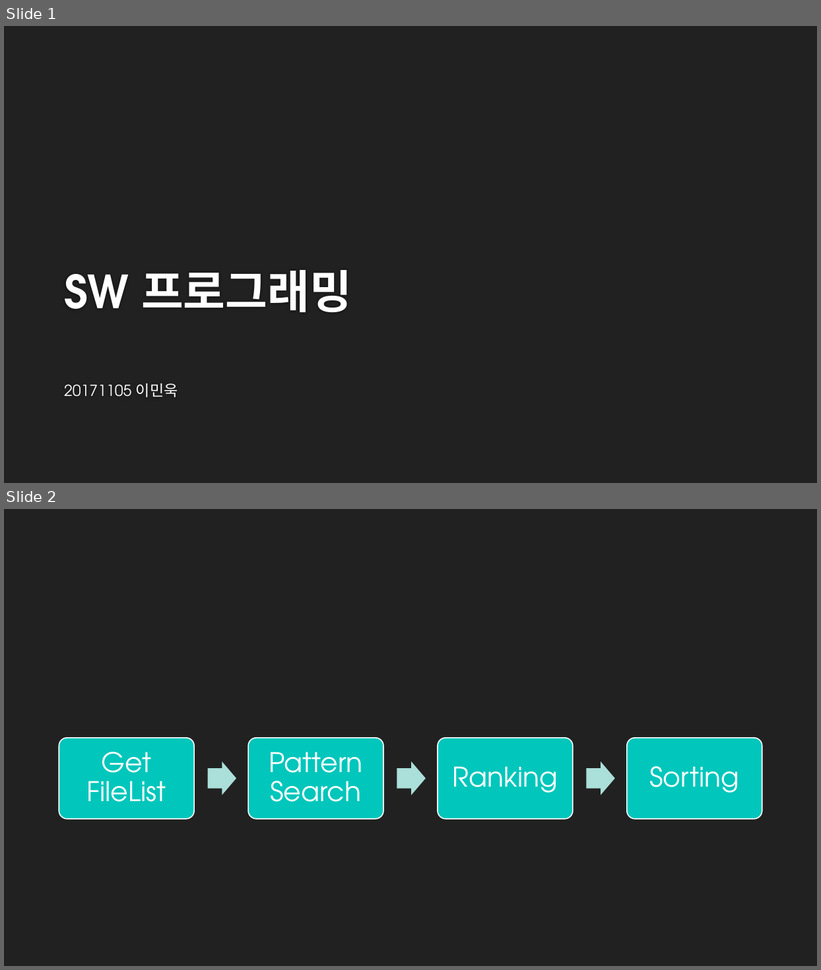
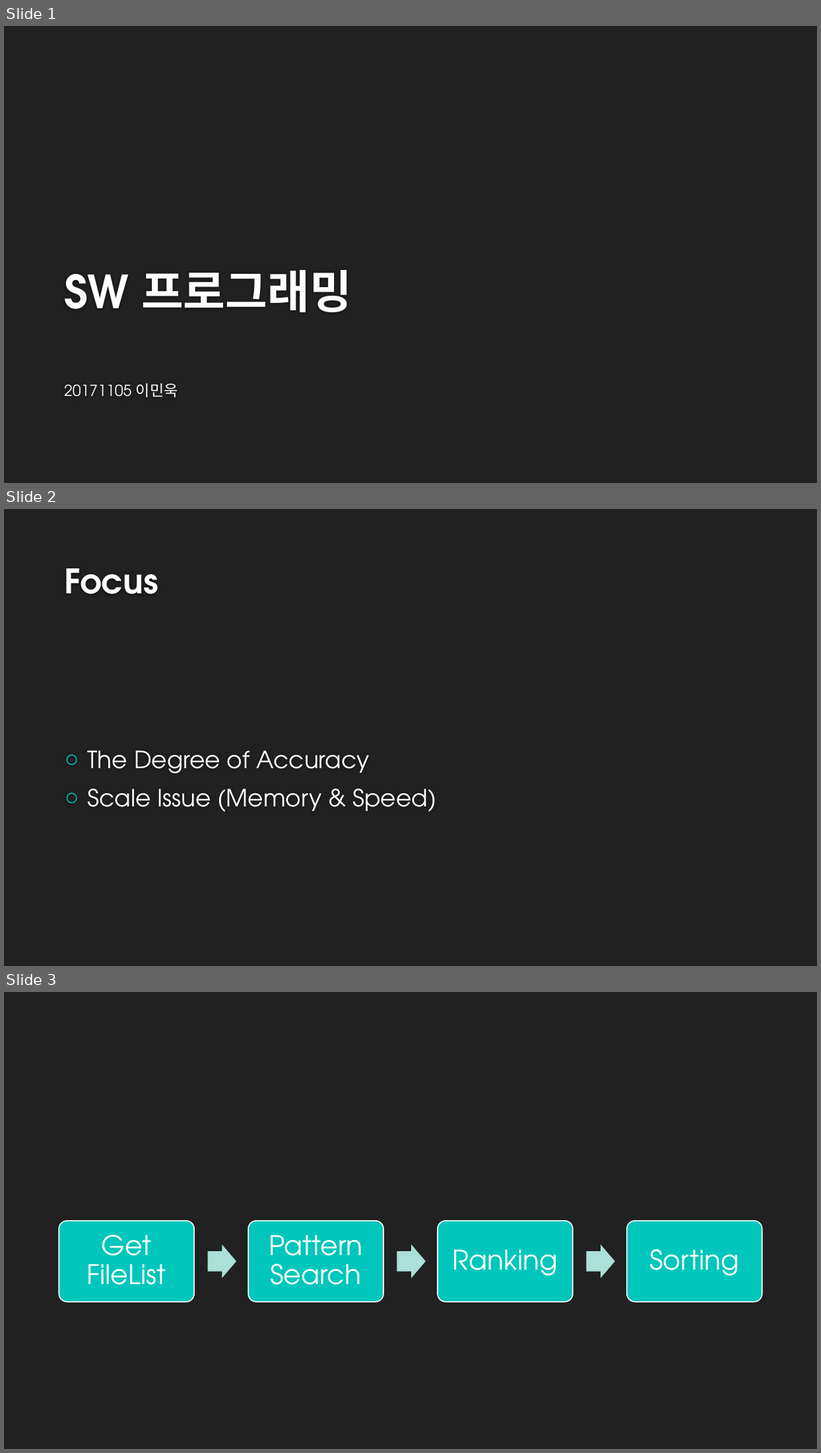
Before and after one commit to makerdark98/swprogramming, a slide deck: SW presentation.pptx. Shown one above the other, each under a label of ours: slides 1 and 2 before the commit, slides 1, 2 and 3 after it. The pictures are 821x970 and 821x1453 pixels, drawn with LibreOffice and Linux fonts; fonts in the diff are those of the drawing; background and template pictures are left out. Boxes give left, top, right and bottom in pixels: in the first picture for what was removed or moved away, otherwise in the second. Text is boxed around its words. In the diff, an @@ line names an element or a change of style, - is before the commit and + after.

```diff
--- a/SW presentation.pptx
+++ b/SW presentation.pptx
@@ slide 2 added at box(4, 509, 817, 966), background #212121 @@
@@ title added at box(64, 568, 158, 594), 40 pt, text #FEFEFE, bold @@
+Focus
@@ text added at box(88, 751, 436, 812), 28 pt, text #FFFFFF @@
+○ The Degree of Accuracy
+○ Scale Issue (Memory & Speed)
@@ what was slide 2 is now slide 3 @@
```
Also in this commit, not shown: 5 slides changed, 1 other slide added, 1 other file.
